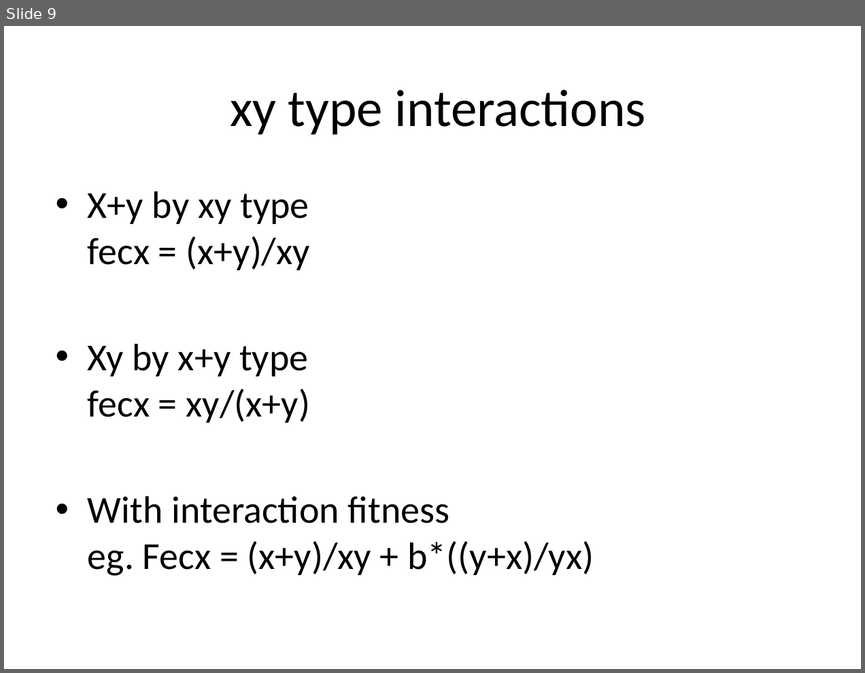
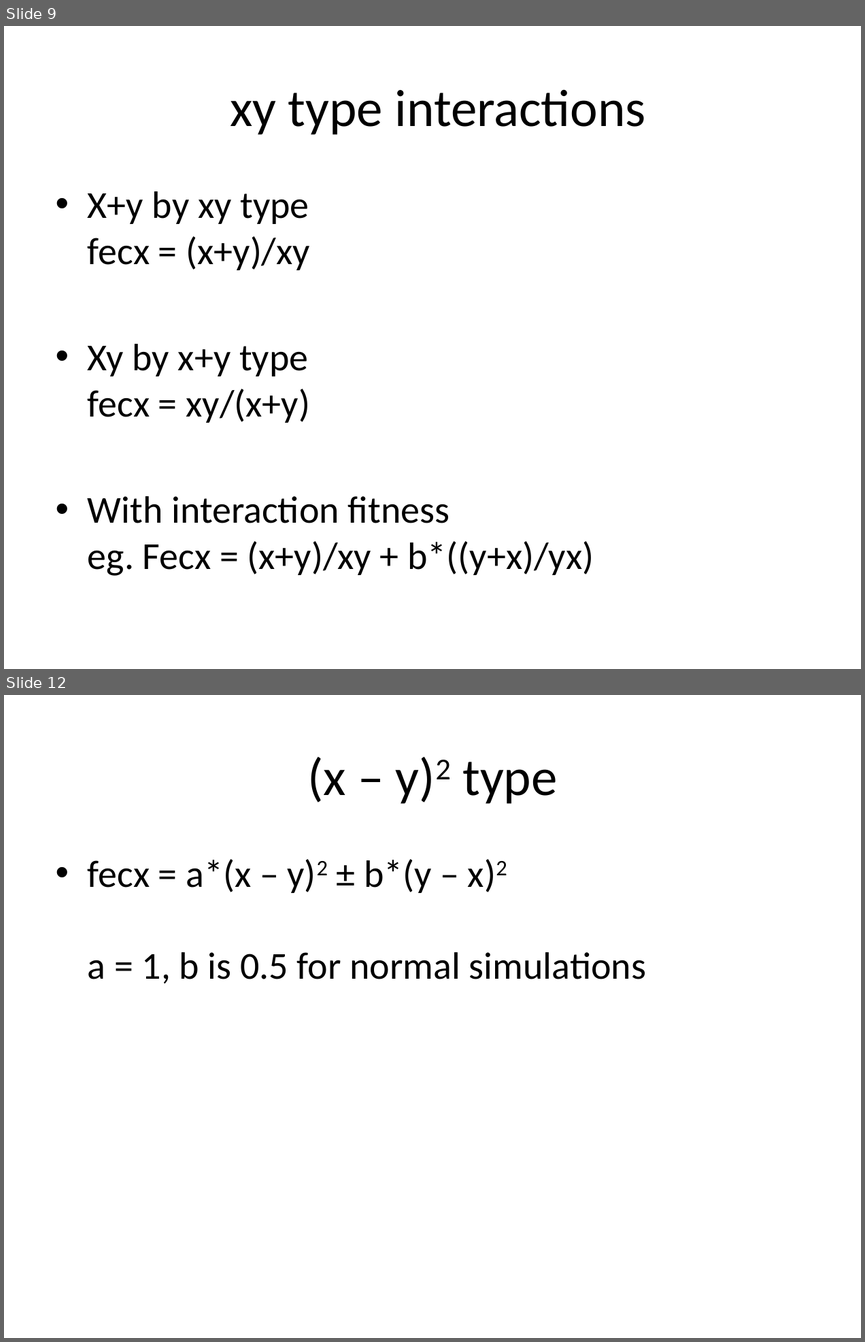
Before and after one commit to bmrishabh/Summer_2018, a slide deck: Compiled results.pptx. Shown one above the other, each under a label of ours: slide 9 before the commit, slides 9 and 12 after it; the slides between them are not shown. The pictures are 865x673 and 865x1342 pixels, drawn with LibreOffice and Linux fonts; fonts in the diff are those of the drawing. Boxes give left, top, right and bottom in pixels: in the first picture for what was removed or moved away, otherwise in the second. Text is boxed around its words. In the diff, an @@ line names an element or a change of style, - is before the commit and + after.

Commit message:
Added x-y square type in the ppt

```diff
--- a/Compiled results.pptx
+++ b/Compiled results.pptx
@@ slide 12 added at box(4, 695, 861, 1338), background #FFFFFF @@
@@ title added at box(307, 757, 451, 804), 44 pt, text #000000 @@
+(x – y)2 type
@@ text added at box(88, 859, 646, 983), 32 pt, text #000000 @@
+• fecx = a*(x – y)2 ± b*(y – x)2
+  a = 1, b is 0.5 for normal simulations
```
Also in this commit, not shown: 1 other slide added.
